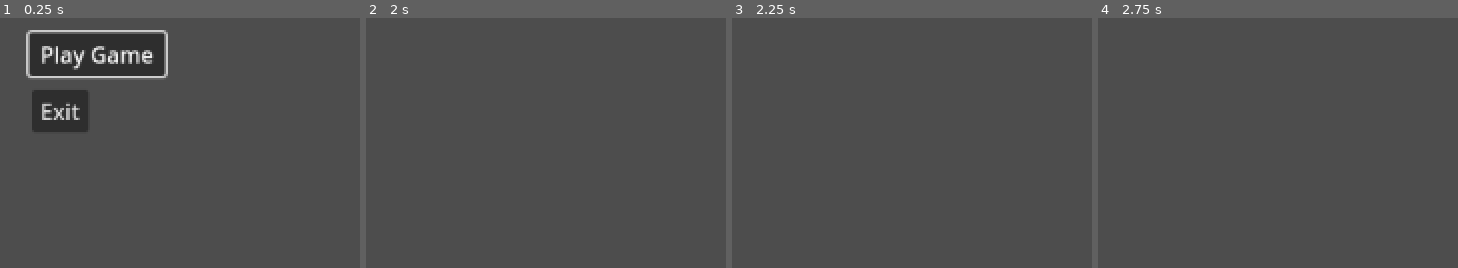
Above: before the commit, frames 1-4 (left to right).
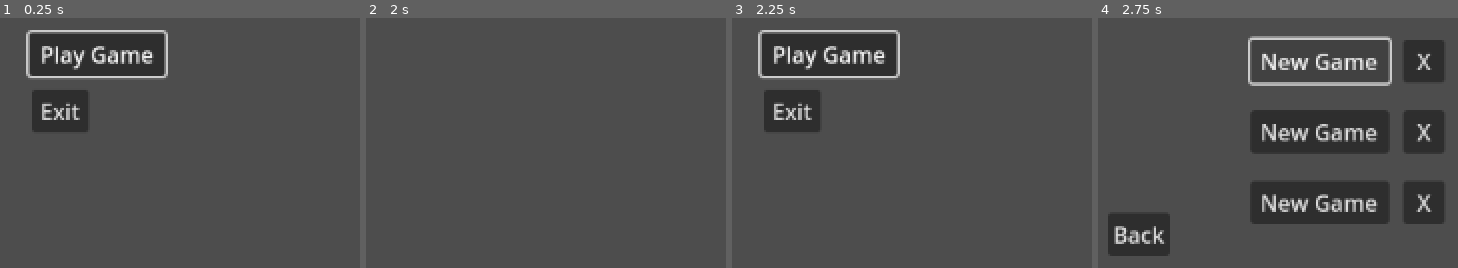
Above: after the commit, the same moments.

Repository: lucasfo/roulette-adventure-3d
Game: Godot game, scene res://extra_scenes/menu/menu.tscn
Same seed, same stepped clock (60 frames per second), same inputs: the game is played once before the commit and once after it.
Inputs:
- Up to frame 1 (0.25 s): no input
- Up to frame 2 (2 s): click "Play Game" at 0.5 s; click "New Game" at 1.25 s
- Up to frame 3 (2.25 s): tap Enter (ui_accept) at 2 s; hold X (magic_atk, bound only after the commit) from 2.03 s (still down)
- Up to frame 4 (2.75 s): keep holding X (magic_atk, bound only after the commit); tap Enter (ui_accept) at 2.27 s; tap Z (melee_atk, bound only after the commit) at 2.3 s

Frames 1-2 are identical in both runs. In frame 3, 9.3% of the frame differs, in the area x 7-47%, y 4-46%; in frame 4, 23%, in the area x 2-97%, y 7-96%.

Commit message:
Add basic text dungeon
Signed-off-by: Lucas Fernandes de Oliveira <lfoliveira@inf.ufpr.br>

Diff:
--- /dev/null
+++ b/game/main/world/dungeon/dungeon.gd
@@ -0,0 +1,46 @@
+extends Node3D
+
+@onready var player: Player = $PlayerAvatar.player
+@onready var encounter: Encounter = $EncounterFactory.create_encounter()
+
+func _input(event: InputEvent) -> void:
+	var attr: Enums.Attribute = Enums.Attribute.NONE
+
+	if event.is_action_pressed("melee_atk"):
+		attr = Enums.Attribute.MELEE
+	elif event.is_action_pressed("ranged_atk"):
+		attr = Enums.Attribute.RANGED
+	elif event.is_action_pressed("magic_atk"):
+		attr = Enums.Attribute.MAGIC
+
+	if attr != Enums.Attribute.NONE:
+		self.run_turn(attr)
+
+func run_turn(attr: Enums.Attribute) -> void:
+	const BASE_ROLL: int = 20
+	var win_n: int = BASE_ROLL + player.attr_power(attr) - encounter.challenge
+	var win_odds: float = float(max(win_n, 0))/float(BASE_ROLL)
+
+	var dice_roll: int  = randi() % BASE_ROLL
+	var roll: int  = max(dice_roll + player.attr_power(attr), 0)
+
+	var won: bool = roll > encounter.challenge
+	var attr_to_str: Dictionary[Enums.Attribute, String] = {
+		Enums.Attribute.MELEE: "Melee"
+		, Enums.Attribute.RANGED: "Ranged"
+		, Enums.Attribute.MAGIC: "Magic"
+	}
+	print("-= New Turn =-")
+	print("-- Player Attributes --")
+	print("Melee: %d, Ranged: %d, Magic %d:" % [self.player.melee, self.player.ranged, self.player.magic])
+	print("Attribute used: %s" % attr_to_str[attr])
+	print("-- Encounter Info --")
+	print("Challenge: %d" % encounter.challenge)
+	print("Base roll: %d" % BASE_ROLL)
+	print("Win N#: %d" % win_n)
+	print("Win Odds: %.2f" % win_odds)
+	print("-- Result --")
+	print("Dice roll: %d" % dice_roll)
+	print("Actual roll: %d" % roll)
+	print("Victory: %s" % won)
+	self.get_tree().change_scene_to_file("res://extra_scenes/menu/menu.tscn")
--- /dev/null
+++ b/game/main/world/dungeon/dungeon.tscn
@@ -0,0 +1,12 @@
+[gd_scene load_steps=4 format=3 uid="uid://cijgkc4wx5ucg"]
+
+[ext_resource type="Script" uid="uid://0bkr5abl03gv" path="res://main/world/dungeon/dungeon.gd" id="1_4p0ij"]
+[ext_resource type="PackedScene" uid="uid://cvbje1sd6221b" path="res://main/world/dungeon/encounter/encounter_factory.tscn" id="2_4l13w"]
+[ext_resource type="PackedScene" uid="uid://bcycv1sv1o54q" path="res://main/world/dungeon/player/player_avatar.tscn" id="3_7yqdq"]
+
+[node name="Dungeon" type="Node3D"]
+script = ExtResource("1_4p0ij")
+
+[node name="EncounterFactory" parent="." instance=ExtResource("2_4l13w")]
+
+[node name="PlayerAvatar" parent="." instance=ExtResource("3_7yqdq")]
--- /dev/null
+++ b/game/main/world/dungeon/encounter/encounter.gd
@@ -0,0 +1,8 @@
+extends RefCounted
+
+class_name Encounter
+
+var challenge: int = 0
+
+func _init(template: EncounterTemplate) -> void:
+	self.challenge = template.challenge
--- /dev/null
+++ b/game/main/world/dungeon/encounter/encounter_factory.gd
@@ -0,0 +1,6 @@
+extends Node3D
+
+@export var template: EncounterTemplate
+
+func create_encounter() -> Encounter:
+	return Encounter.new(template)
--- /dev/null
+++ b/game/main/world/dungeon/encounter/encounter_factory.tscn
@@ -0,0 +1,13 @@
+[gd_scene load_steps=4 format=3 uid="uid://cvbje1sd6221b"]
+
+[ext_resource type="Script" uid="uid://dfhht5jgflv6c" path="res://main/world/dungeon/encounter/encounter_factory.gd" id="1_p6xd2"]
+[ext_resource type="Script" uid="uid://dr1ff1pjaglt3" path="res://main/world/dungeon/encounter/encounter_template.gd" id="2_e5irh"]
+
+[sub_resource type="Resource" id="Resource_bi23i"]
+script = ExtResource("2_e5irh")
+challenge = 15
+metadata/_custom_type_script = "uid://dr1ff1pjaglt3"
+
+[node name="EncounterFactory" type="Node3D"]
+script = ExtResource("1_p6xd2")
+template = SubResource("Resource_bi23i")
--- /dev/null
+++ b/game/main/world/dungeon/encounter/encounter_template.gd
@@ -0,0 +1,5 @@
+extends Resource
+
+class_name EncounterTemplate
+
+@export var challenge: int = 0
--- /dev/null
+++ b/game/main/world/dungeon/player/player.gd
@@ -0,0 +1,30 @@
+extends RefCounted
+
+class_name Player
+
+var melee: int = 0
+var ranged: int = 0
+var magic: int = 0
+
+func _init(template: PlayerTemplate) -> void:
+	self.melee = template.melee
+	self.ranged = template.ranged
+	self.magic = template.magic
+
+func to_template() -> PlayerTemplate:
+	var template: PlayerTemplate = PlayerTemplate.new()
+	template.melee = self.melee
+	template.ranged = self.ranged
+	template.magic = self.magic
+
+	return template
+
+func attr_power(attribute: Enums.Attribute) -> int:
+	match attribute:
+		Enums.Attribute.MELEE:
+			return self.melee
+		Enums.Attribute.RANGED:
+			return self.ranged
+		Enums.Attribute.MAGIC:
+			return self.magic
+	return 0
--- /dev/null
+++ b/game/main/world/dungeon/player/player_avatar.gd
@@ -0,0 +1,4 @@
+extends Node3D
+
+@export var template: PlayerTemplate
+@onready var player: Player = Player.new(self.template)
--- /dev/null
+++ b/game/main/world/dungeon/player/player_avatar.tscn
@@ -0,0 +1,15 @@
+[gd_scene load_steps=4 format=3 uid="uid://bcycv1sv1o54q"]
+
+[ext_resource type="Script" uid="uid://dhgrpjvvh18nv" path="res://main/world/dungeon/player/player_avatar.gd" id="1_mqn7u"]
+[ext_resource type="Script" uid="uid://cdvnh4kx7yyxk" path="res://main/world/dungeon/player/player_template.gd" id="2_lwj8i"]
+
+[sub_resource type="Resource" id="Resource_pj0oo"]
+script = ExtResource("2_lwj8i")
+melee = 12
+ranged = -20
+magic = 0
+metadata/_custom_type_script = "uid://cdvnh4kx7yyxk"
+
+[node name="PlayerAvatar" type="Node3D"]
+script = ExtResource("1_mqn7u")
+template = SubResource("Resource_pj0oo")
--- /dev/null
+++ b/game/main/world/dungeon/player/player_template.gd
@@ -0,0 +1,7 @@
+extends Resource
+
+class_name PlayerTemplate
+
+@export var melee: int = 0
+@export var ranged: int = 0
+@export var magic: int = 0
--- a/game/main/world/world.tscn
+++ b/game/main/world/world.tscn
@@ -1,6 +1,9 @@
-[gd_scene load_steps=2 format=3 uid="uid://dp6d72hsuqvlj"]
+[gd_scene load_steps=3 format=3 uid="uid://dp6d72hsuqvlj"]
 
 [ext_resource type="Script" uid="uid://k4foy7f0ybit" path="res://main/world/world.gd" id="1_hvynm"]
+[ext_resource type="PackedScene" uid="uid://cijgkc4wx5ucg" path="res://main/world/dungeon/dungeon.tscn" id="2_76wn5"]
 
 [node name="World" type="Node3D"]
 script = ExtResource("1_hvynm")
+
+[node name="Dungeon" parent="." instance=ExtResource("2_76wn5")]
--- a/game/project.godot
+++ b/game/project.godot
@@ -10,7 +10,7 @@
 
 [application]
 
-config/name="New Game Project"
+config/name="Roullete Adventure 3D"
 run/main_scene="uid://25ypre13pqa5"
 config/features=PackedStringArray("4.4", "Forward Plus")
 config/icon="res://icon.svg"
@@ -18,3 +18,21 @@
 [autoload]
 
 PlayerData="*res://autoload/player_data/player_data.tscn"
+
+[input]
+
+melee_atk={
+"deadzone": 0.2,
+"events": [Object(InputEventKey,"resource_local_to_scene":false,"resource_name":"","device":0,"window_id":0,"alt_pressed":false,"shift_pressed":false,"ctrl_pressed":false,"meta_pressed":false,"pressed":false,"keycode":0,"physical_keycode":90,"key_label":0,"unicode":0,"location":0,"echo":false,"script":null)
+]
+}
+magic_atk={
+"deadzone": 0.2,
+"events": [Object(InputEventKey,"resource_local_to_scene":false,"resource_name":"","device":-1,"window_id":0,"alt_pressed":false,"shift_pressed":false,"ctrl_pressed":false,"meta_pressed":false,"pressed":false,"keycode":0,"physical_keycode":88,"key_label":0,"unicode":120,"location":0,"echo":false,"script":null)
+]
+}
+ranged_atk={
+"deadzone": 0.2,
+"events": [Object(InputEventKey,"resource_local_to_scene":false,"resource_name":"","device":0,"window_id":0,"alt_pressed":false,"shift_pressed":false,"ctrl_pressed":false,"meta_pressed":false,"pressed":false,"keycode":0,"physical_keycode":67,"key_label":0,"unicode":0,"location":0,"echo":false,"script":null)
+]
+}
--- a/game/types/enums.gd
+++ b/game/types/enums.gd
@@ -1,6 +1,8 @@
 class_name Enums
 
-enum TestEnum {
+enum Attribute {
 	NONE
-	, ENUM_END
+	, MELEE
+	, RANGED
+	, MAGIC
 }
Not shown, added: game/main/world/dungeon/dungeon.gd.uid
Not shown, added: game/main/world/dungeon/encounter/encounter.gd.uid
Not shown, added: game/main/world/dungeon/encounter/encounter_factory.gd.uid
Not shown, added: game/main/world/dungeon/encounter/encounter_template.gd.uid
Not shown, added: game/main/world/dungeon/player/player.gd.uid
Not shown, added: game/main/world/dungeon/player/player_avatar.gd.uid
Not shown, added: game/main/world/dungeon/player/player_template.gd.uid
